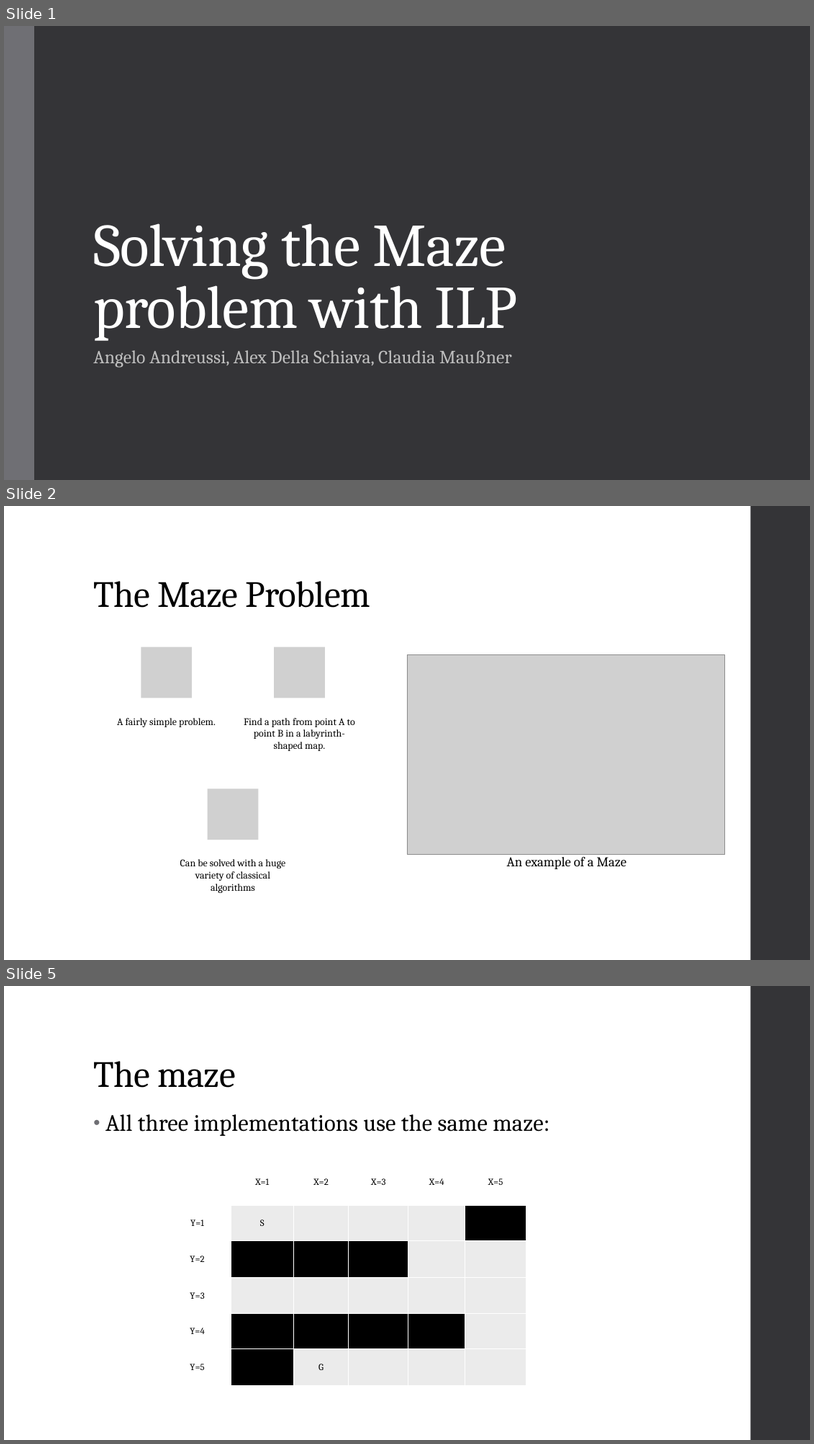
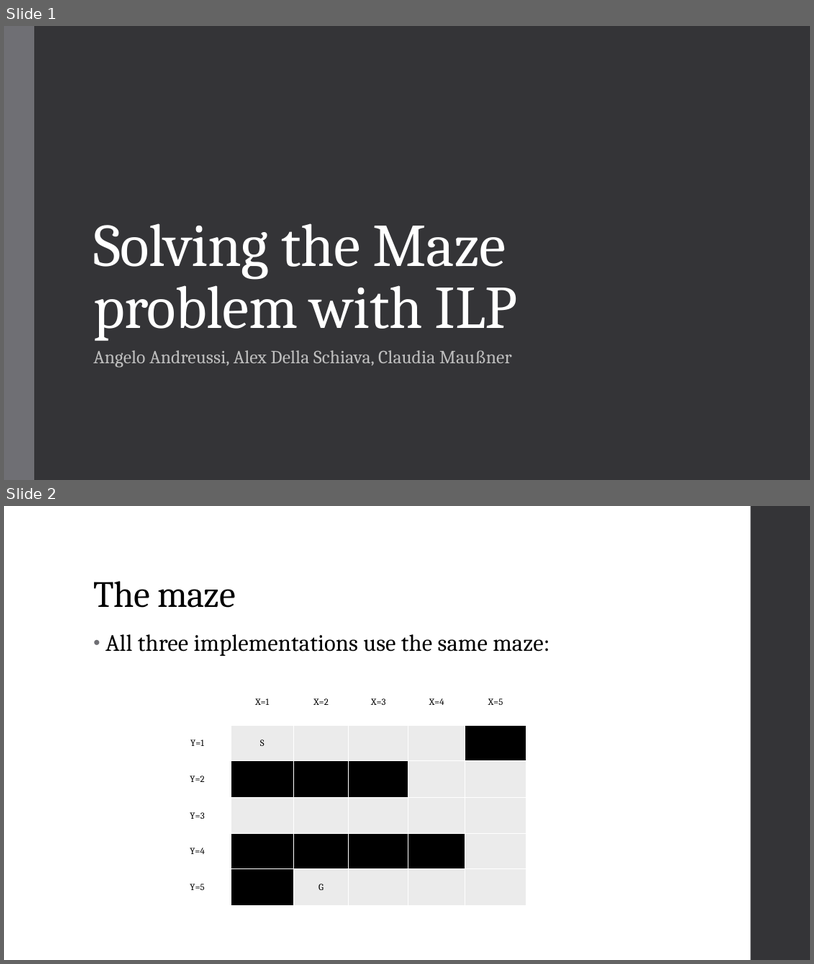
Before and after one commit to Alex-Dell1/ATAI_Maze_Project, a slide deck: ATAI_Presentation ILASP.pptx. Shown one above the other, each under a label of ours: slides 1, 2 and 5 before the commit, slides 1 and 2 after it; the slides between them are not shown. The pictures are 814x1444 and 814x964 pixels, drawn with LibreOffice and Linux fonts; fonts in the diff are those of the drawing; grey boxes stand for pictures. Boxes give left, top, right and bottom in pixels: in the first picture for what was removed or moved away, otherwise in the second. Text is boxed around its words. In the diff, an @@ line names an element or a change of style, - is before the commit and + after.

```diff
--- a/ATAI_Presentation ILASP.pptx
+++ b/ATAI_Presentation ILASP.pptx
@@ slide 2 removed at (4,506,810,960), background #FFFFFF @@
@@ rectangle removed at (751,506,810,960) @@
@@ title removed at (93,581,370,608) @@
-The Maze Problem
@@ picture removed at (407,655,725,854) @@
@@ group removed at (117,647,355,893): 3 pictures, 3 texts @@
-A fairly simple problem.
-Find a path from point A to point B in a labyrinth-shaped map.
-Can be solved with a huge variety of classical algorithms
@@ text removed at (507,854,627,869) @@
-An example of a Maze
@@ what was slide 5 is now slide 2 @@
```
Also in this commit, not shown: 5 slides changed, 2 other slides removed, 4 other files.
